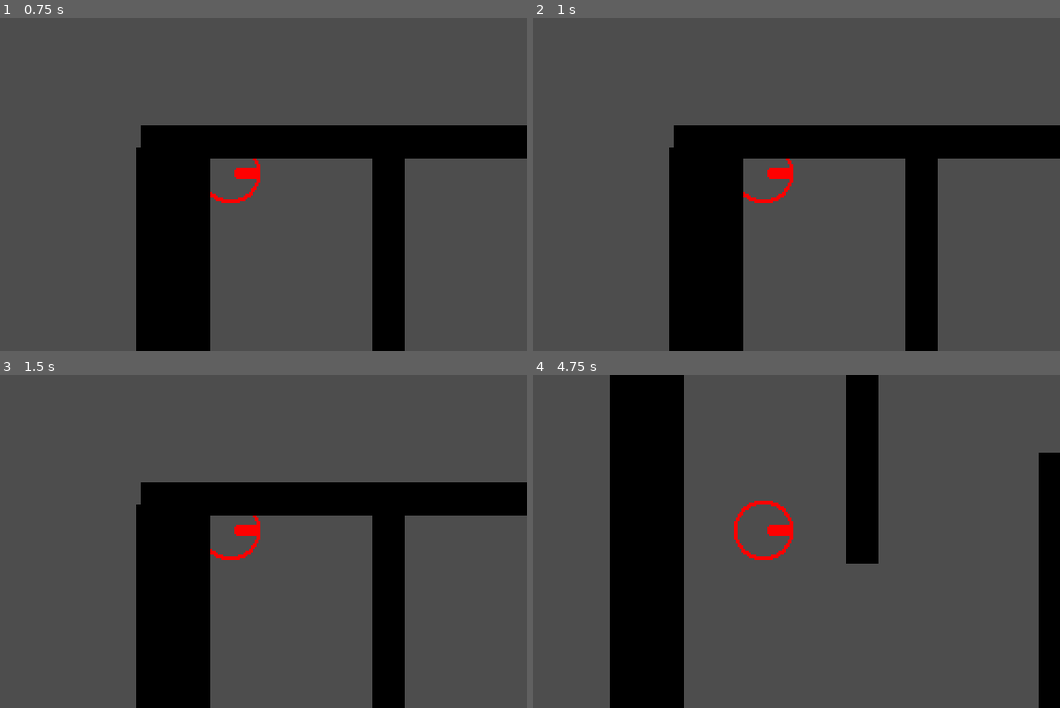
Above: before the commit, frames 1-4 (two rows, left to right).
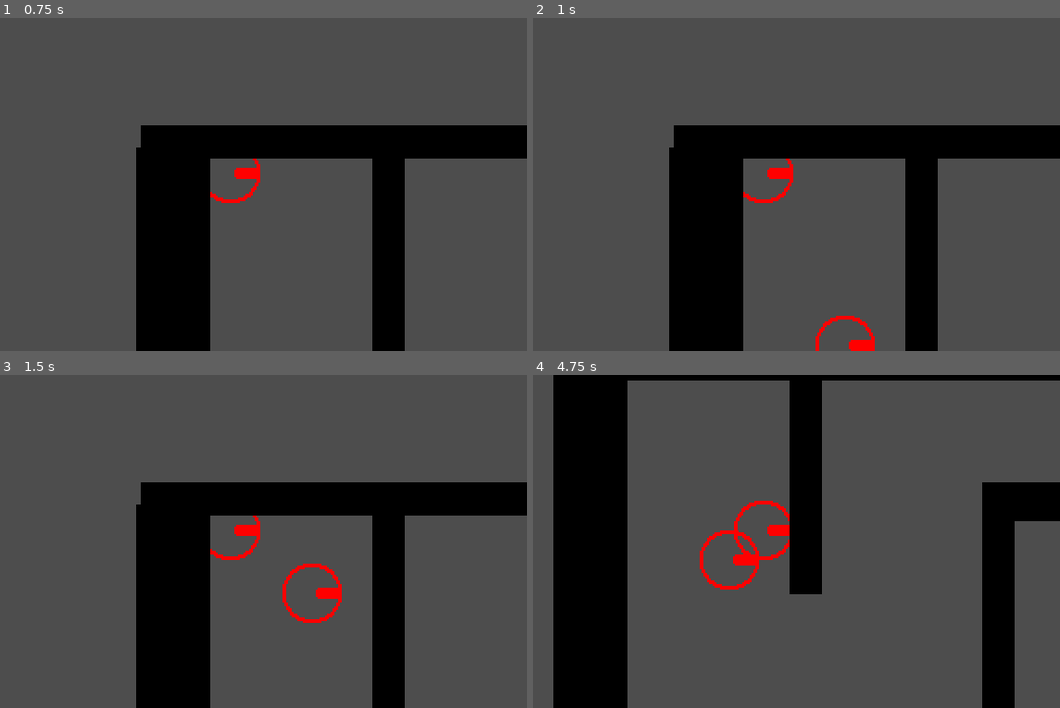
Above: after the commit, the same moments.

Repository: captaindecoy/maze
Game: Godot game, scene res://node_2d.tscn
Same seed, same stepped clock (60 frames per second), same inputs: the game is played once before the commit and once after it.
Inputs (mouse positions are in pixels of both pictures, inside the frame that each line leads up to):
- Up to frame 1 (0.75 s): tap Enter at 0.5 s; move the mouse to (200, 251) at 0.52 s; hold Up (move_up) from 0.53 s (still down)
- Up to frame 2 (1 s): keep holding Up (move_up)
- Up to frame 3 (1.5 s): keep holding Up (move_up); move the mouse to (411, 591) at 1.27 s
- Up to frame 4 (4.75 s): move the mouse to (585, 491) at 2.02 s; release Up (move_up) at 2.03 s; hold Left (move_left) 2.03-3.53 s; tap Space at 2.75 s; move the mouse to (791, 541) at 2.77 s; tap Enter at 3.5 s; move the mouse to (675, 458) at 3.52 s; hold Down (move_down) 3.53-4.28 s; move the mouse to (896, 524) at 4.27 s; hold Right (move_right) from 4.28 s (still down)

Frame 1 is identical in both runs. In frame 2, 0.4% of the frame differs, in the area x 53-65%, y 89-100%; in frame 3, 0.5%; in frame 4, 37%, in the area x 3-100%, y 0-100%.

Commit message:
Testing changes, made a duplicate player node

Diff:
--- a/node_2d.tscn
+++ b/node_2d.tscn
@@ -247,3 +247,20 @@
 [node name="CollisionShape2D" type="CollisionShape2D" parent="Walls/NewWall13"]
 position = Vector2(10, -2)
 shape = SubResource("RectangleShape2D_i68bs")
+
+[node name="Player2" type="CharacterBody2D" parent="."]
+position = Vector2(-93, 51)
+script = ExtResource("3_wa2xu")
+speed = 120
+friction = 0.2
+
+[node name="CollisionShape2D" type="CollisionShape2D" parent="Player2"]
+position = Vector2(157, 102)
+shape = SubResource("RectangleShape2D_uo110")
+
+[node name="AnimatedSprite2D" type="AnimatedSprite2D" parent="Player2"]
+position = Vector2(157, 102)
+sprite_frames = SubResource("SpriteFrames_fpwnl")
+
+[node name="Camera2D" type="Camera2D" parent="Player2"]
+position = Vector2(157, 108)
